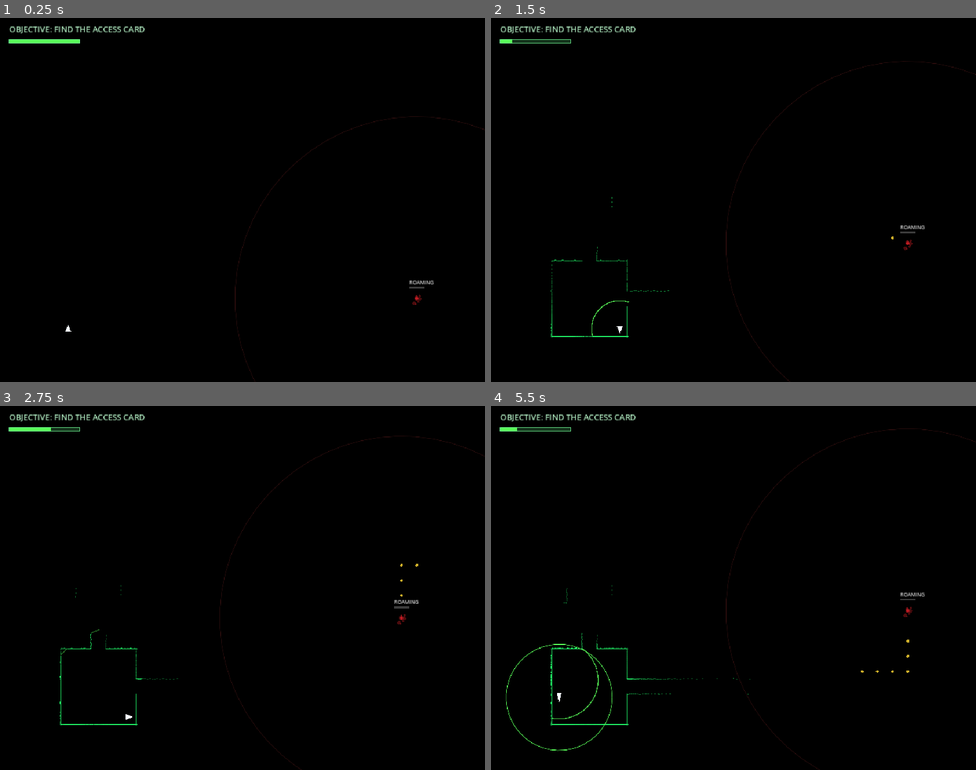
Above: before the commit, frames 1-4 (two rows, left to right).
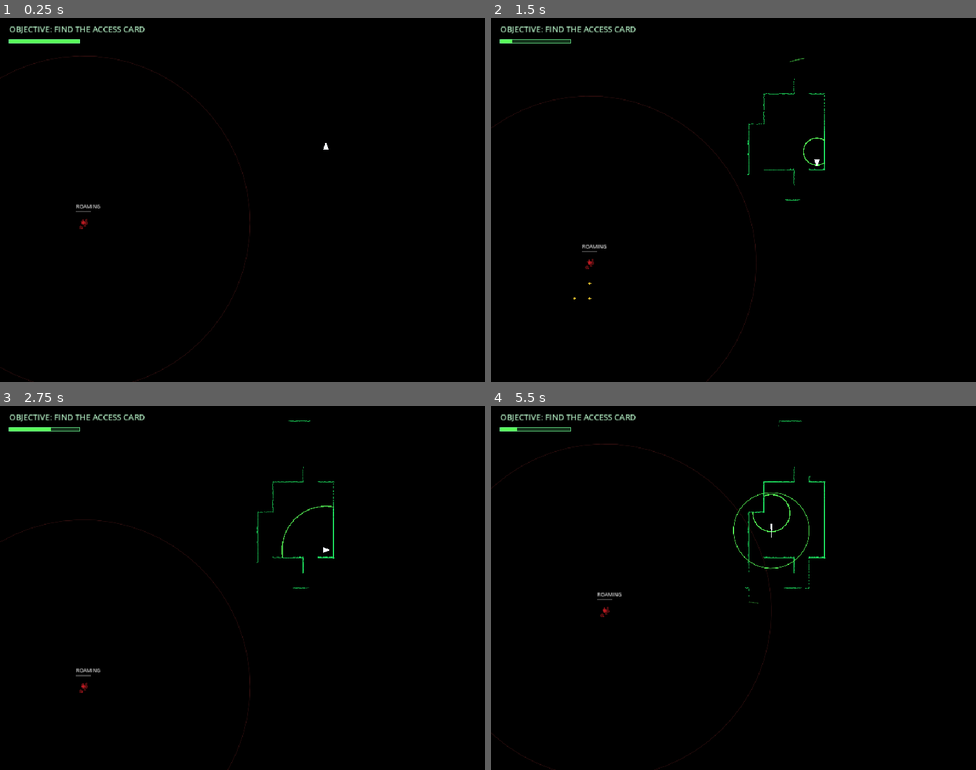
Above: after the commit, the same moments.

Repository: UnderstoodUseYourUsernameHere/Sonar
Game: Godot game, scene res://scenes/main.tscn
The game is run twice, just before and just after one commit, with the same random seed, the same clock (stepped at 60 frames per second) and the same inputs.
Inputs (mouse positions are in pixels of both pictures, inside the frame that each line leads up to):
- Up to frame 1 (0.25 s): no input
- Up to frame 2 (1.5 s): tap Enter at 0.5 s; move the mouse to (840, 181) at 0.52 s; hold Right (move_right) 0.53-1.28 s; tap Space (ping) at 0.6, 1.35 s; click (840, 181) at 0.67 s; move the mouse to (636, 218) at 1.27 s; hold S (move_down) from 1.28 s (still down)
- Up to frame 3 (2.75 s): move the mouse to (291, 507) at 2.02 s; release S (move_down) at 2.03 s; hold Right (move_right) from 2.03 s (still down); tap Alt at 2.1 s; tap Space (ping) at 2.3 s
- Up to frame 4 (5.5 s): move the mouse to (709, 660) at 2.77 s; release Right (move_right) at 2.78 s; hold W (move_up) 2.78-3.53 s; tap Shift at 2.85 s; click (709, 660) at 2.92 s; tap Space (ping) at 3.05, 3.6, 4.35, 5.3 s; move the mouse to (879, 642) at 3.52 s; hold Left (move_left) 3.53-5.03 s; move the mouse to (588, 533) at 4.27 s; move the mouse to (757, 588) at 5.02 s; hold S (move_down) from 5.03 s (still down); tap Alt at 5.1 s; click (757, 588) at 5.17 s

The runs differ from the first frame. In frame 1, 0.5% of the frame differs, in the area x 0-100%, y 10-100%; in frame 2, 0.8%; in frame 3, 0.9%; in frame 4, 1.4%, in the area x 0-100%, y 4-100%.

Commit message:
fix:  Stop monster resuming movement during listen pause

Diff:
--- a/scripts/main.gd
+++ b/scripts/main.gd
@@ -15,16 +15,16 @@
 const PLAYER_COLOR: Color = Color(0.96, 0.98, 1.0, 1.0)
 
 const PLAYER_TURN_SPEED: float = 25.0
-const PLAYER_STRETCH: float = 0.12
-
-const PING_SPEED: float = 420.0 ## This is how fast the ring/circle grows
-const PING_MAX_RADIUS: float = 9.5 * TILE_SIZE
+const PLAYER_STRETCH: float = 0.3
+
+const PING_SPEED: float = 200.0 ## This is how fast the ring/circle grows
+const PING_MAX_RADIUS: float = 10.5 * TILE_SIZE
 const PING_COOLDOWN: float = 0.7
 const PING_RING_WIDTH: float = 2.0 ## I like it at TWO, no more, no more, no esse.
 const PING_RING_COLOR: Color = Color(0.35, 1.0, 0.35, 1.0)
-const PING_NOISE_RANGE_TILES: float = 12.0 ## How far the monster can hear a ping, its larger than the radius on purpose
-
-const FOOTSTEP_NOISE_RANGE_TILES: float = 3.5 ## I think this might be TOO HIGH, but also i dont care, but also i do care...
+const PING_NOISE_RANGE_TILES: float = 11.0 ## How far the monster can hear a ping, its larger than the radius on purpose
+
+const FOOTSTEP_NOISE_RANGE_TILES: float = 2.5 ## I think this might be TOO HIGH, but also i dont care, but also i do care...
 const FOOTSTEP_RING_COLOR: Color = Color(0.35, 1.0, 0.35, 1.0)
 
 const SENSE_RANGE_TILES: float = 7.0 ## When its actively hunting
@@ -150,12 +150,12 @@
 const GEN_MAP_ATTEMPTS: int = 50
 const GEN_ROOM_ATTEMPTS: int = 120
 const GEN_MIN_ROOMS: int = 6
-const GEN_MAX_ROOMS: int = 11
+const GEN_MAX_ROOMS: int = 12
 const GEN_ROOM_MIN_WIDTH: int = 4
 const GEN_ROOM_MAX_WIDTH: int = 8
 const GEN_ROOM_MIN_HEIGHT: int = 3
 const GEN_ROOM_MAX_HEIGHT: int = 6
-const GEN_EXTRA_LOOPS: int = 3
+const GEN_EXTRA_LOOPS: int = 4
 const GEN_MIN_ENTRANCE_TO_CARD: int = 18
 
 class ScanPoint:
